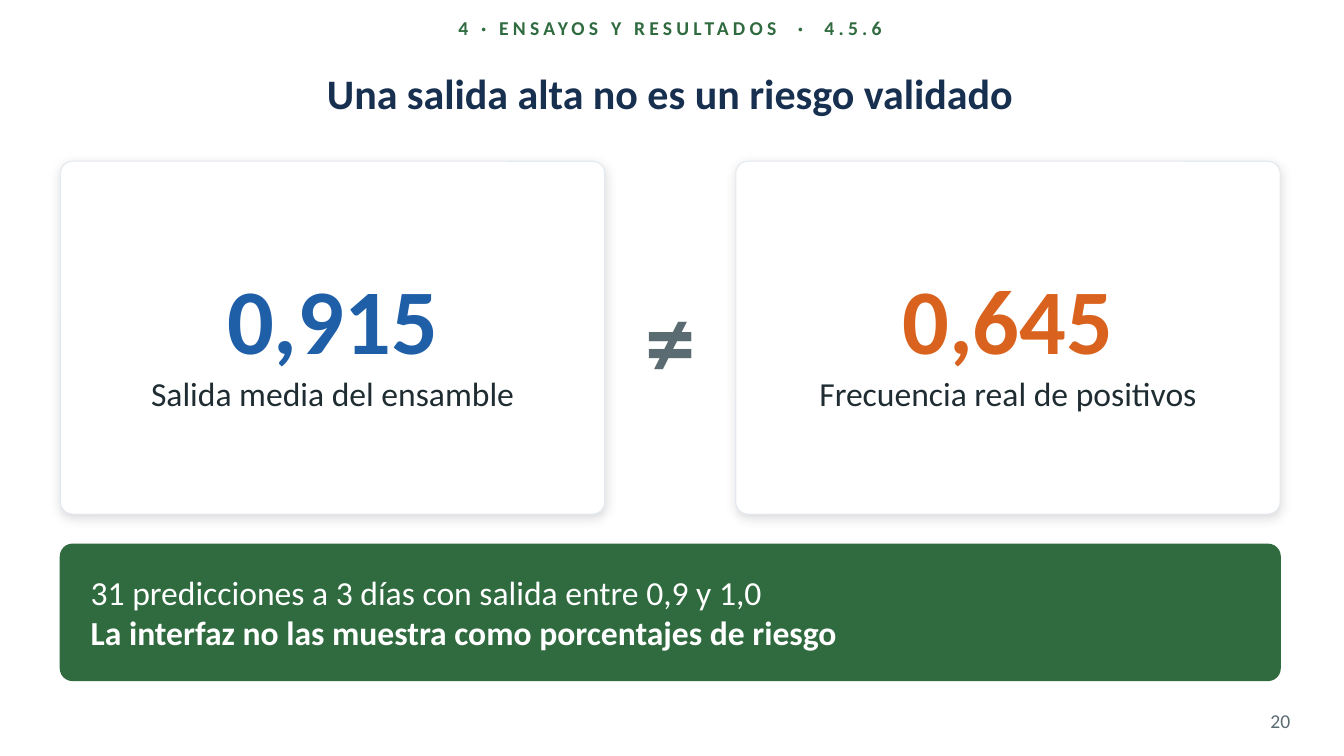
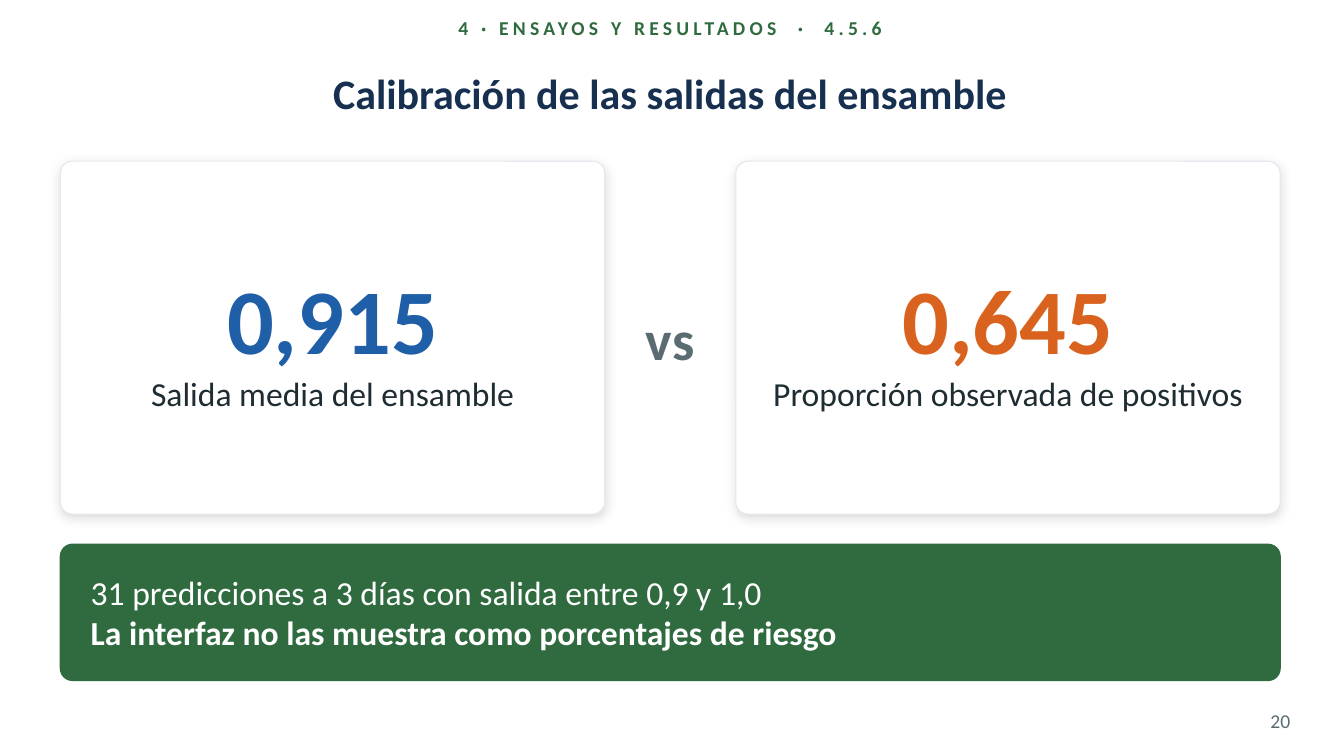
Before and after one commit to gusjrivas/AAI_Hydric_Stress, a slide deck: slide 20 of presentacion/Defensa_Rivas_v5.pptx. Drawn at 1344x756 pixels with LibreOffice and Linux fonts; fonts in the diff are those of the drawing; background and template pictures are left out. Boxes give left, top, right and bottom in pixels: in the first picture for what was removed or moved away, otherwise in the second. Text is boxed around its words. In the diff, an @@ line names an element or a change of style, - is before the commit and + after.

```diff
--- a/presentacion/Defensa_Rivas_v5.pptx
+++ b/presentacion/Defensa_Rivas_v5.pptx
@@ title at bbox=[333, 79, 1006, 110]: text changed @@
-Una salida alta no es un riesgo validado
+Calibración de las salidas del ensamble
@@ text at bbox=[646, 332, 695, 361]: text changed; size 72 to 40 pt @@
-≠
+vs
@@ text at bbox=[773, 382, 1243, 412]: text changed @@
-Frecuencia real de positivos
+Proporción observada de positivos
```
Also in this commit, not shown: 6 other slides changed, 1 slide added, 1 slide removed, 2 other files.
